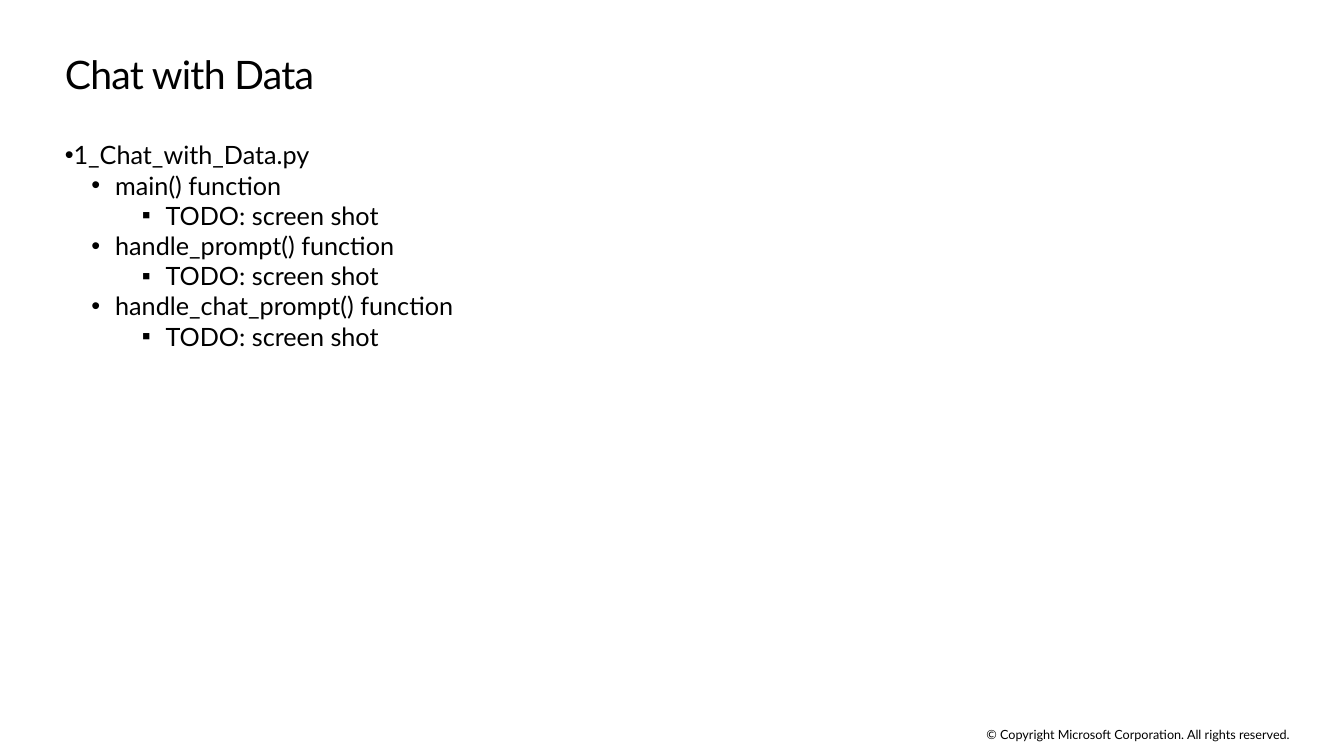
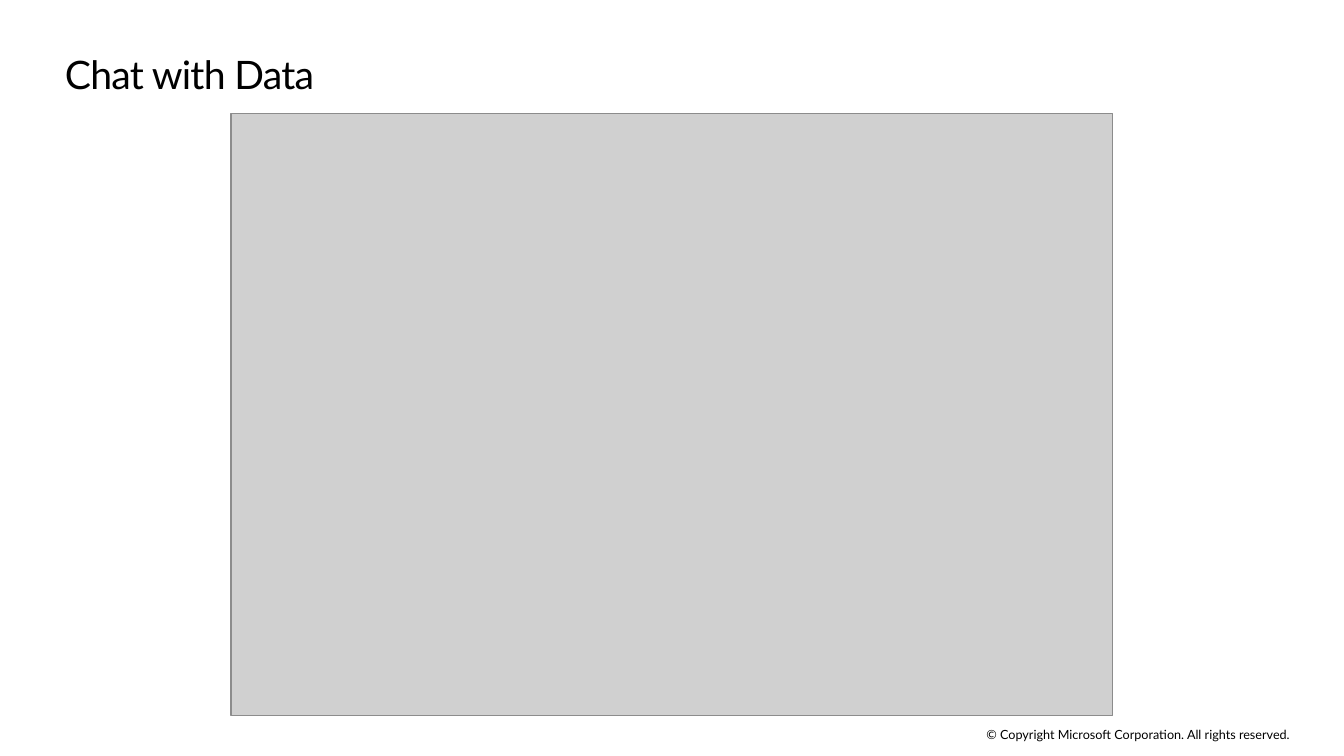
Before and after one commit to microsoft/TechExcel-Implementing-automation-practices-using-Azure-OpenAI, a slide deck: slide 16 of slides/Lab Slides.pptx. Drawn at 1344x756 pixels with LibreOffice and Linux fonts; fonts in the diff are those of the drawing; grey boxes stand for pictures. Boxes give left, top, right and bottom in pixels: in the first picture for what was removed or moved away, otherwise in the second. Text is boxed around its words. In the diff, an @@ line names an element or a change of style, - is before the commit and + after.

```diff
--- a/slides/Lab Slides.pptx
+++ b/slides/Lab Slides.pptx
@@ picture added at box(231, 113, 1113, 716) @@
@@ text removed at box(74, 145, 453, 347) @@
-• 1_Chat_with_Data.py
-  • main() function
-    ▪ TODO: screen shot
-  • handle_prompt() function
-    ▪ TODO: screen shot
-  • handle_chat_prompt() function
-    ▪ TODO: screen shot
```
Also in this commit, not shown: 1 other slide changed, 2 slides added.
